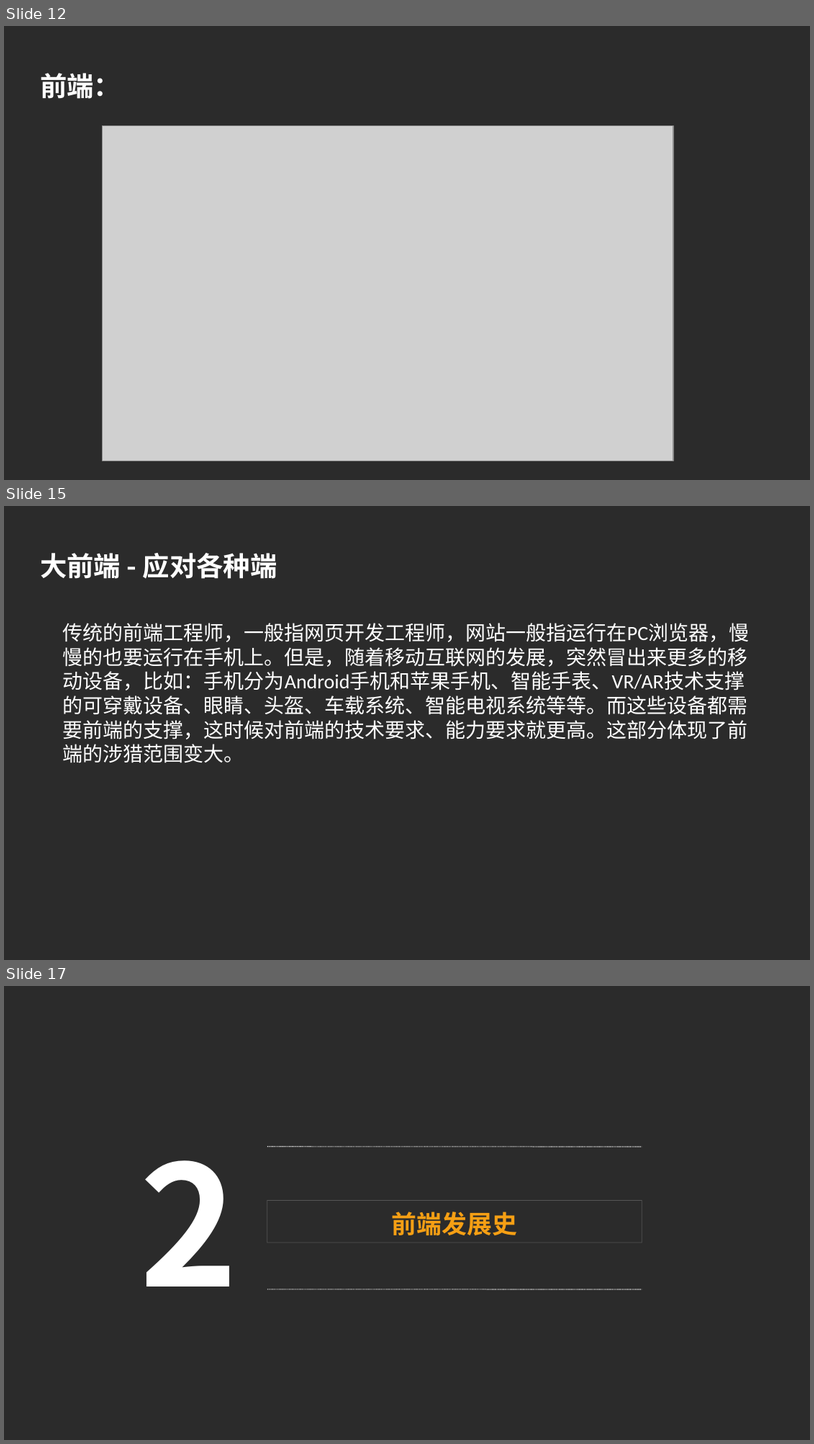
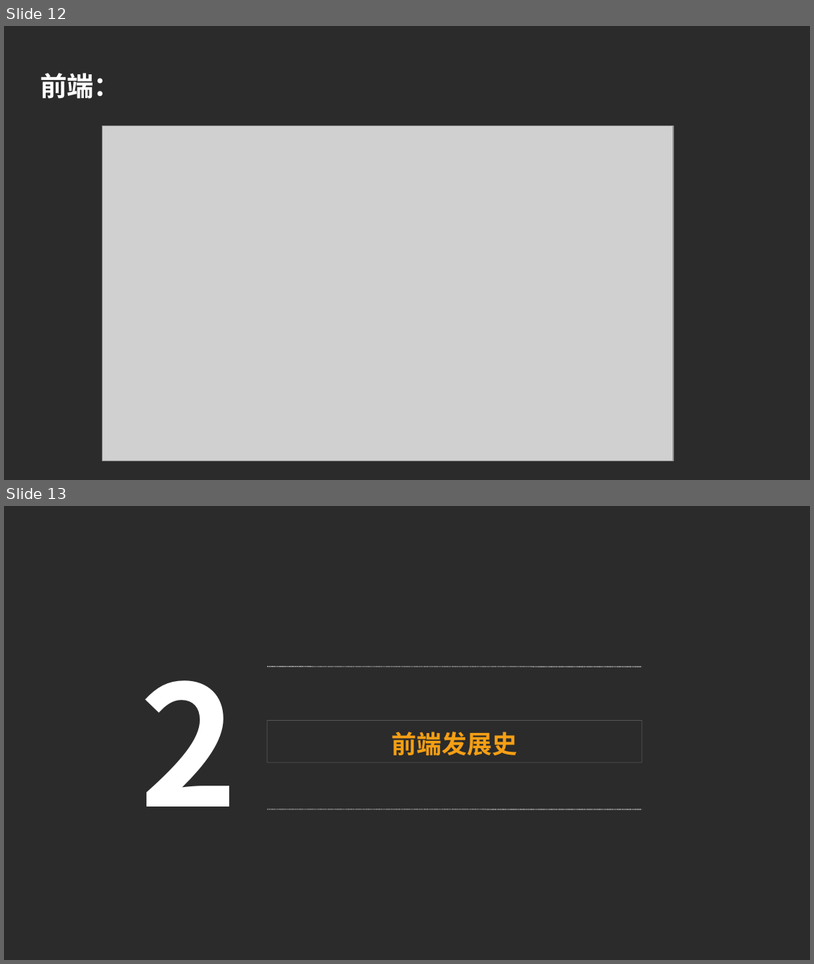
Before and after one commit to luke93h/git-blog, a slide deck: src/大前端简介.pptx. Shown one above the other, each under a label of ours: slides 12, 15 and 17 before the commit, slides 12 and 13 after it; the slides between them are not shown. The pictures are 814x1444 and 814x964 pixels, drawn with LibreOffice and Linux fonts; fonts in the diff are those of the drawing; grey boxes stand for pictures; background and template pictures are left out; a plain dark background stands for a picture behind light text. Boxes give left, top, right and bottom in pixels: in the first picture for what was removed or moved away, otherwise in the second. Text is boxed around its words. In the diff, an @@ line names an element or a change of style, - is before the commit and + after.

```diff
--- a/src/大前端简介.pptx
+++ b/src/大前端简介.pptx
@@ slide 15 removed at (4,506,810,960), background picture (left out) @@
@@ text removed at (40,553,278,579) @@
-大前端 - 应对各种端
@@ text removed at (63,623,749,763) @@
-传统的前端工程师，一般指网页开发工程师，网站一般指运行在PC浏览器，慢慢的也要运行在手机上。但是，随着移动互联网的发展，突然冒出来更多的移动设备，比如：手机分为Android手机和苹果手机、智能手表、VR/AR技术支撑的可穿戴设备、眼睛、头盔、车载系统、智能电视系统等等。而这些设备都需要前端的支撑，这时候对前端的技术要求、能力要求就更高。这部分体现了前端的涉猎范围变大。
@@ what was slide 17 is now slide 13 @@
```
Also in this commit, not shown: 4 slides changed, 3 other slides removed, 2 other files.
